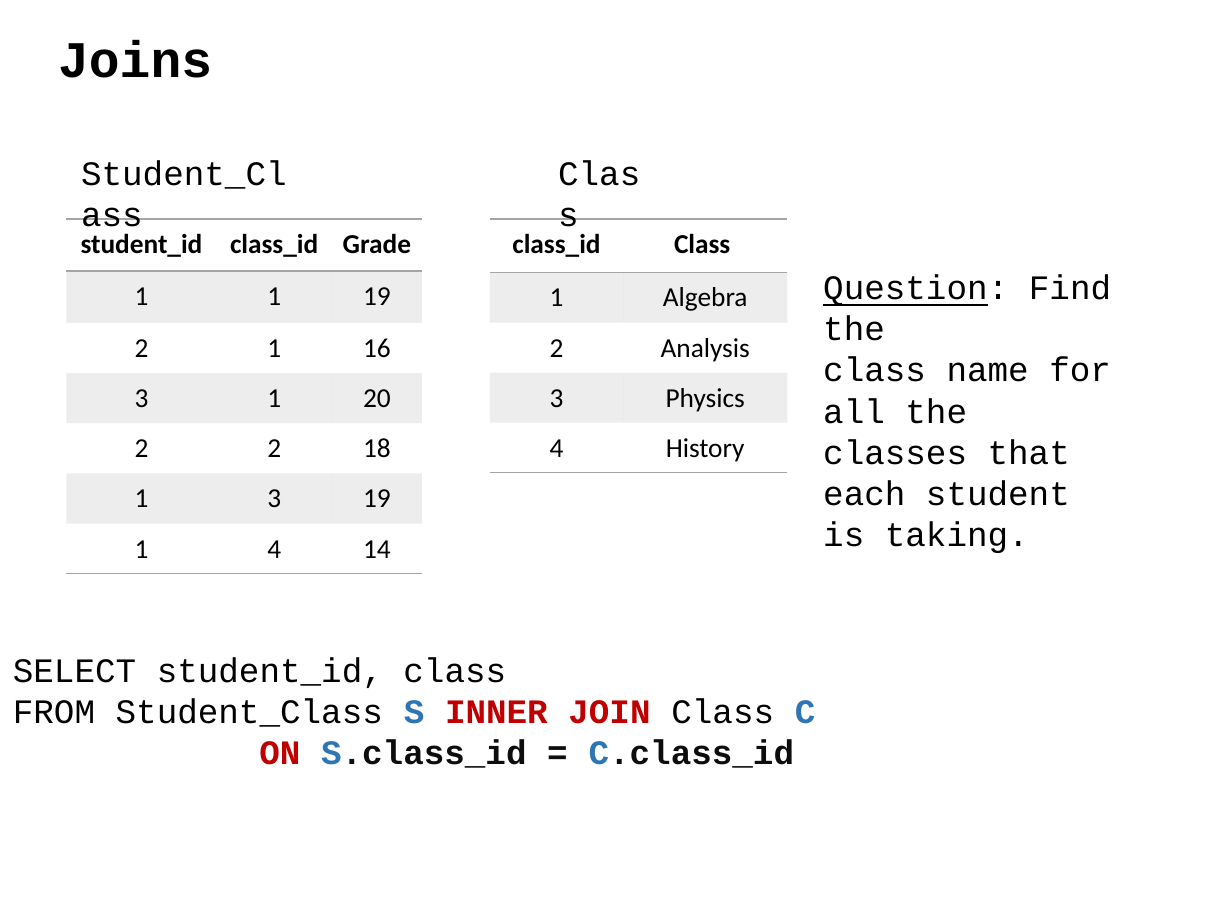
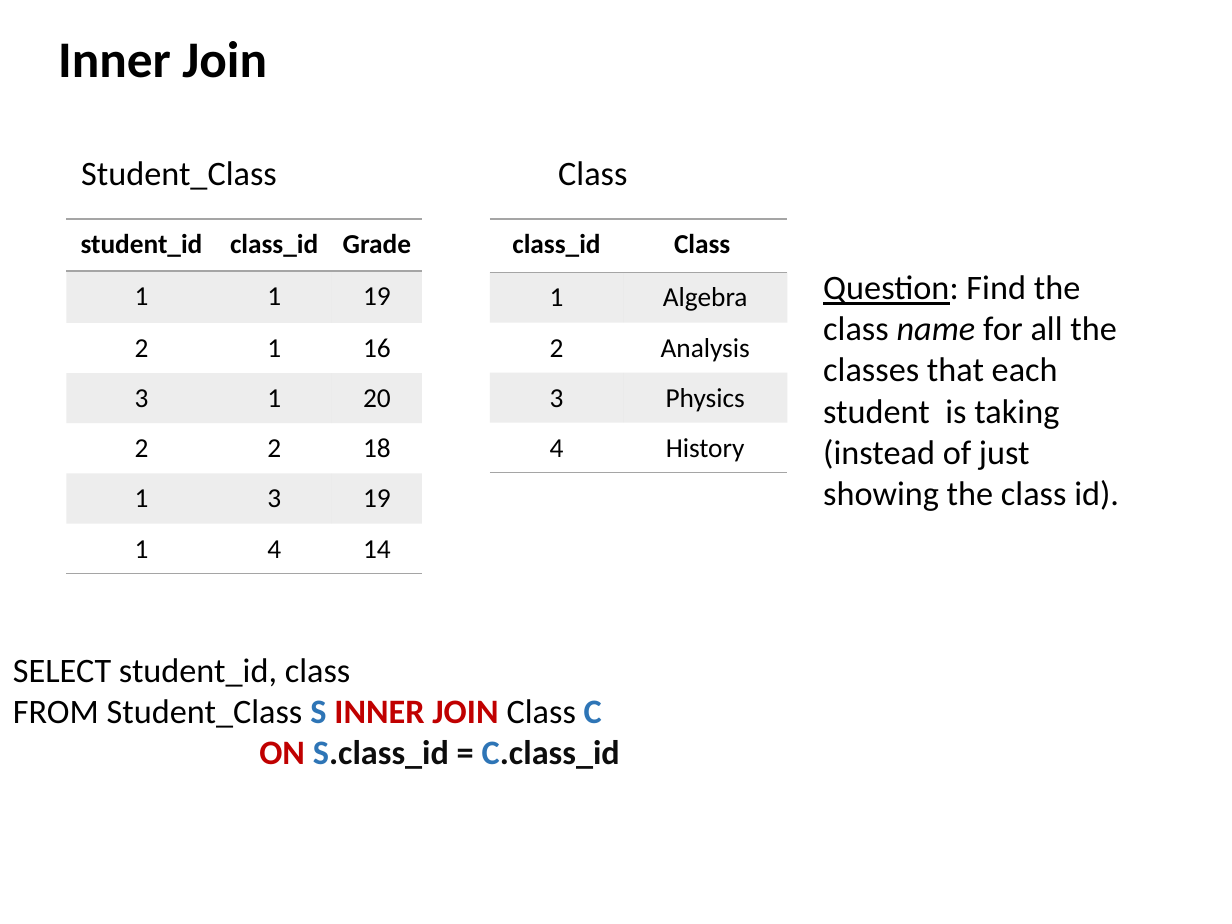
Before and after one commit to ipeirotis/introduction-to-databases, a slide deck: slide 6 of session4/C-SQL_Joins.pptx. Drawn at 1232x924 pixels with LibreOffice and Linux fonts; fonts in the diff are those of the drawing. Boxes give left, top, right and bottom in pixels: in the first picture for what was removed or moved away, otherwise in the second. Text is boxed around its words. In the diff, an @@ line names an element or a change of style, - is before the commit and + after.

```diff
--- a/session4/C-SQL_Joins.pptx
+++ b/session4/C-SQL_Joins.pptx
@@ text at (x1=58, y1=41, x2=267, y2=78): text changed; font Courier New to Calibri @@
-Joins
+Inner Join
@@ font Courier New to Calibri in 3 elements at (x1=13, y1=658, x2=620, y2=769), (x1=81, y1=161, x2=277, y2=190), (x1=558, y1=161, x2=627, y2=186) @@
@@ text at (x1=823, y1=275, x2=1117, y2=341): font Courier New to Calibri in "Question: Find the", "class name for all the"; italic on in "name" @@
@@ text at (x1=823, y1=357, x2=1119, y2=511): text changed; font Courier New to Calibri @@
-classes that each student is taking.
+classes that each student is taking (instead of just showing the class id).
```
Also in this commit, not shown: 14 other slides changed, 2 slides added, 2 slides removed.
